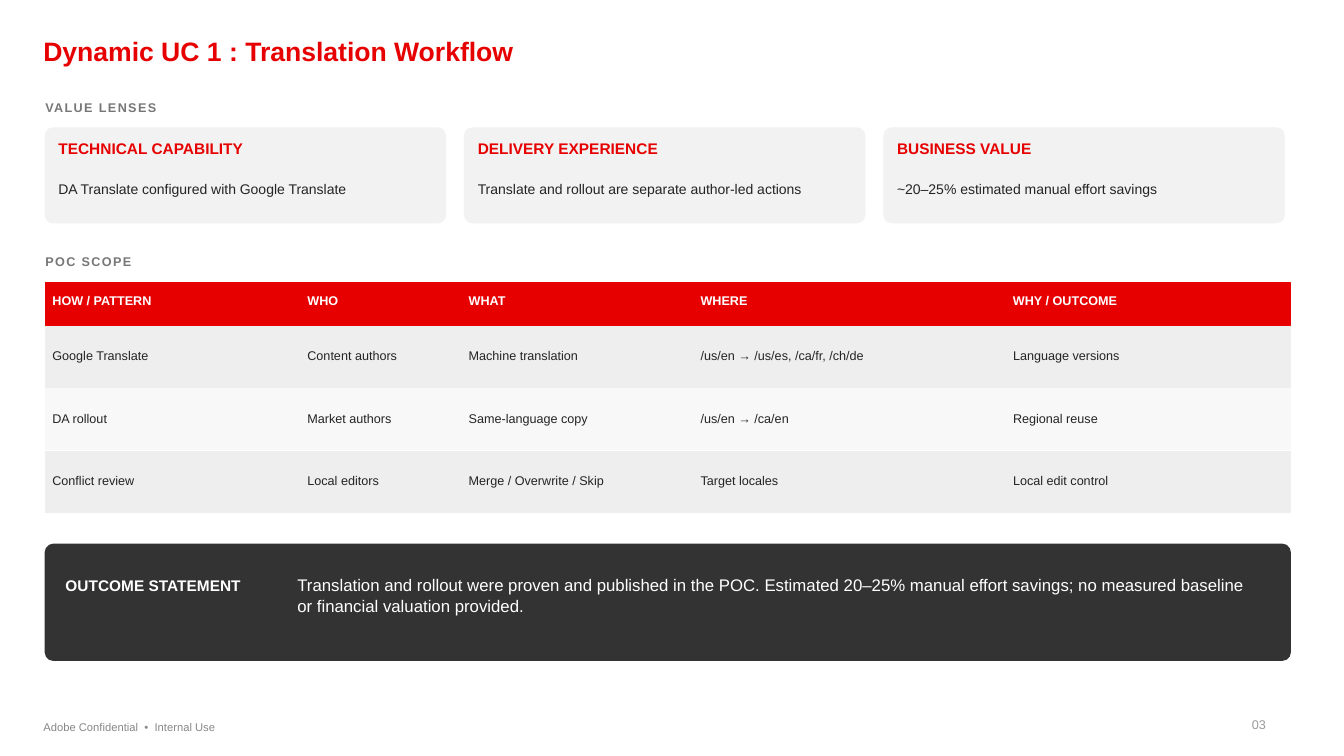
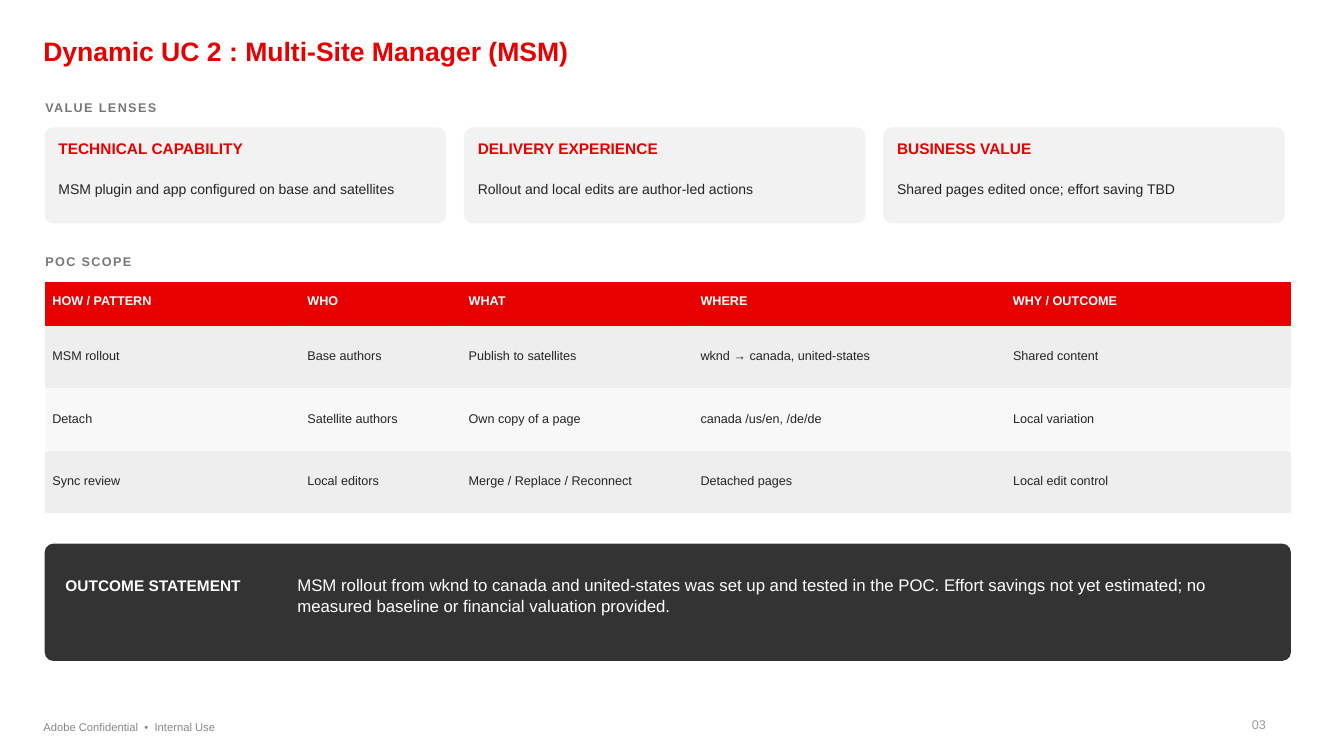
Before and after one commit to savitaagre/forms-poc-ue, a slide deck: slide 4 of docs/Final Deck Presentation.pptx. Drawn at 1344x756 pixels with LibreOffice and Linux fonts; fonts in the diff are those of the drawing. Boxes give left, top, right and bottom in pixels: in the first picture for what was removed or moved away, otherwise in the second. Text is boxed around its words. In the diff, an @@ line names an element or a change of style, - is before the commit and + after.

```diff
--- a/docs/Final Deck Presentation.pptx
+++ b/docs/Final Deck Presentation.pptx
@@ text at <box>43,41,568,66</box>: text changed @@
-Dynamic UC 1 : Translation Workflow
+Dynamic UC 2 : Multi-Site Manager (MSM)
@@ text at <box>58,184,394,197</box>: text changed @@
-DA Translate configured with Google Translate
+MSM plugin and app configured on base and satellites
@@ text at <box>478,184,753,194</box>: text changed @@
-Translate and rollout are separate author-led actions
+Rollout and local edits are author-led actions
@@ text at <box>897,184,1175,197</box>: text changed @@
-~20–25% estimated manual effort savings
+Shared pages edited once; effort saving TBD
@@ text at <box>52,351,119,360</box>: text changed @@
-Google Translate
+MSM rollout
@@ text at <box>307,351,382,360</box>: text changed @@
-Content authors
+Base authors
@@ text at <box>469,351,577,360</box>: text changed @@
-Machine translation
+Publish to satellites
@@ text at <box>701,351,870,362</box>: text changed @@
-/us/en → /us/es, /ca/fr, /ch/de
+wknd → canada, united-states
@@ text at <box>1013,351,1098,360</box>: text changed @@
-Language versions
+Shared content
@@ text at <box>52,414,92,423</box>: text changed @@
-DA rollout
+Detach
@@ text at <box>307,414,398,423</box>: text changed @@
-Market authors
+Satellite authors
@@ text at <box>469,414,581,426</box>: text changed @@
-Same-language copy
+Own copy of a page
@@ text at <box>701,414,822,425</box>: text changed @@
-/us/en → /ca/en
+canada /us/en, /de/de
@@ text at <box>1013,414,1095,423</box>: text changed @@
-Regional reuse
+Local variation
@@ text at <box>52,476,120,488</box>: text changed @@
-Conflict review
+Sync review
@@ text at <box>469,476,632,488</box>: text changed @@
-Merge / Overwrite / Skip
+Merge / Replace / Reconnect
@@ text at <box>701,476,792,488</box>: text changed @@
-Target locales
+Detached pages
@@ text at <box>297,579,1206,616</box>: text changed @@
-Translation and rollout were proven and published in the POC. Estimated 20–25% manual effort savings; no measured baseline or financial valuation provided.
+MSM rollout from wknd to canada and united-states was set up and tested in the POC. Effort savings not yet estimated; no measured baseline or financial valuation provided.
```
Also in this commit, not shown: 2 other slides changed.
